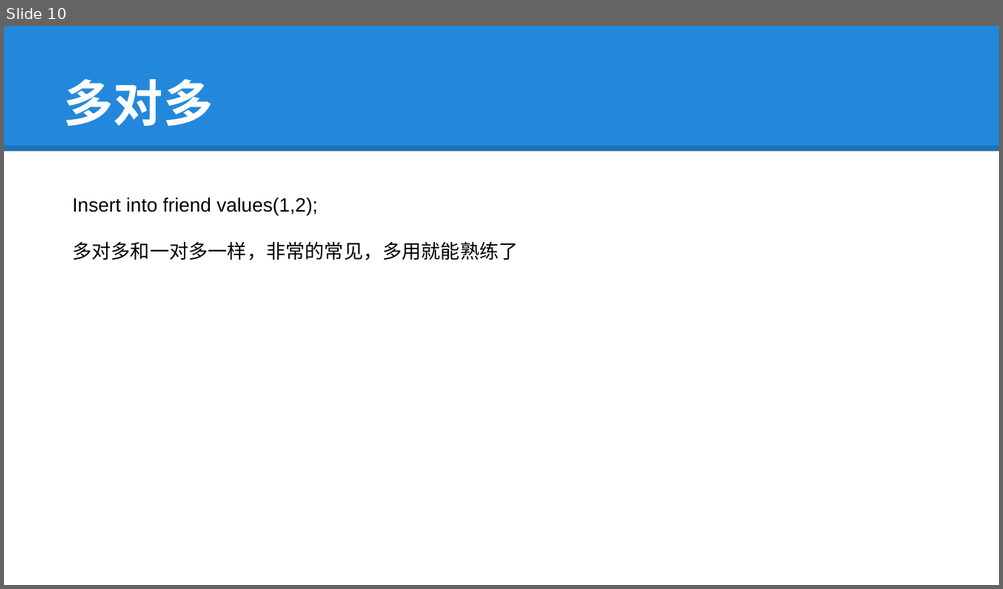
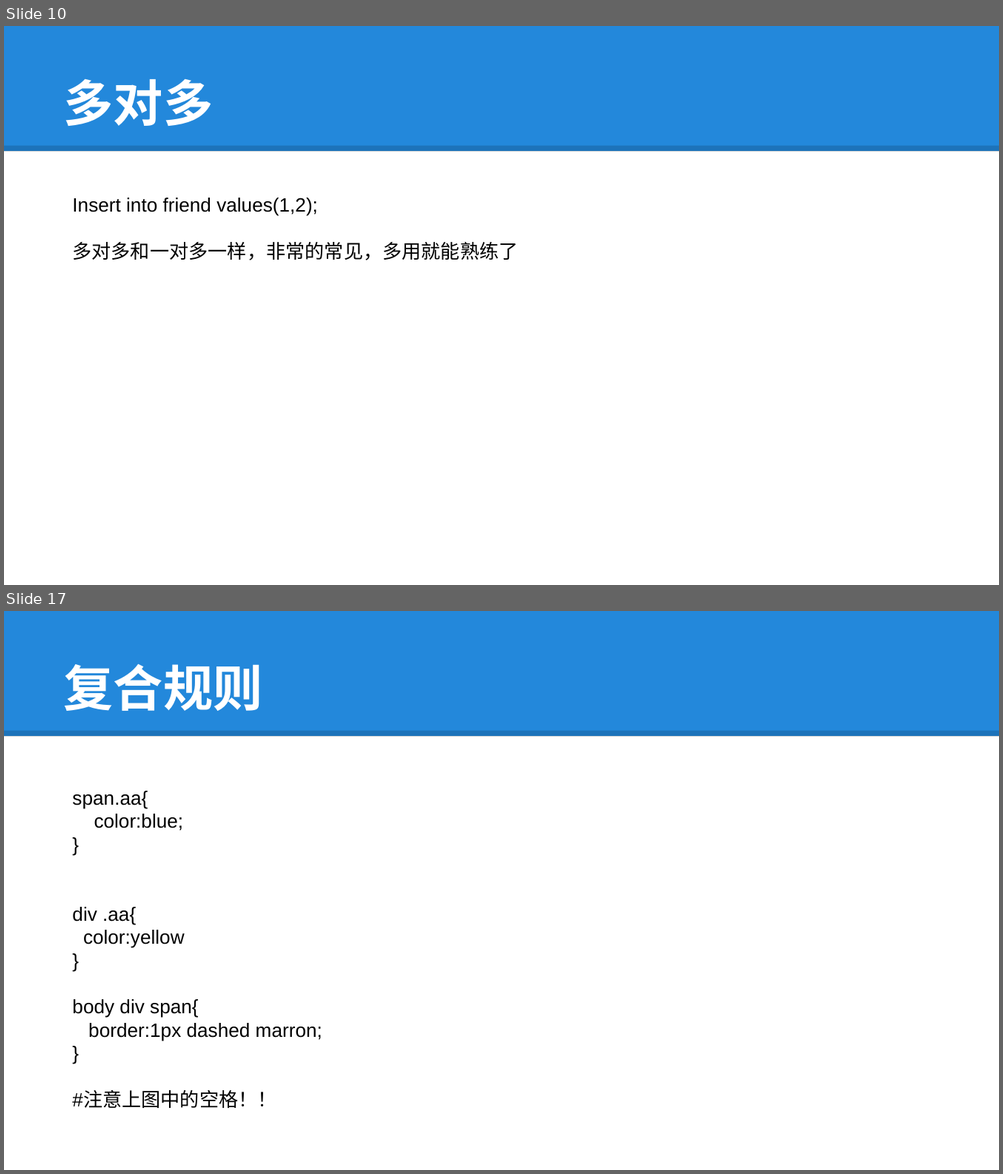
Before and after one commit to tokyojava/java_beginner, a slide deck: 中级/课件/Java15.pptx. Shown one above the other, each under a label of ours: slide 10 before the commit, slides 10 and 17 after it; the slides between them are not shown. The pictures are 1003x589 and 1003x1174 pixels, drawn with LibreOffice and Linux fonts; fonts in the diff are those of the drawing. Boxes give left, top, right and bottom in pixels: in the first picture for what was removed or moved away, otherwise in the second. Text is boxed around its words. In the diff, an @@ line names an element or a change of style, - is before the commit and + after.

```diff
--- a/中级/课件/Java15.pptx
+++ b/中级/课件/Java15.pptx
@@ slide 17 added at [4, 611, 999, 1170], background #FFFFFF; not listed: 2 template elements that a slide beside it also shows @@
@@ title added at [64, 664, 263, 711], 36 pt, text #FFFFFF, bold @@
+复合规则
@@ text added at [72, 791, 322, 1108], 14 pt, text #000000 @@
+span.aa{
+color:blue;
+}
+div .aa{
+color:yellow
+}
+body div span{
+border:1px dashed marron;
+}
+#注意上图中的空格！！
```
Also in this commit, not shown: 1 slide changed, 8 other slides added, 2 slides removed, 2 other files.
